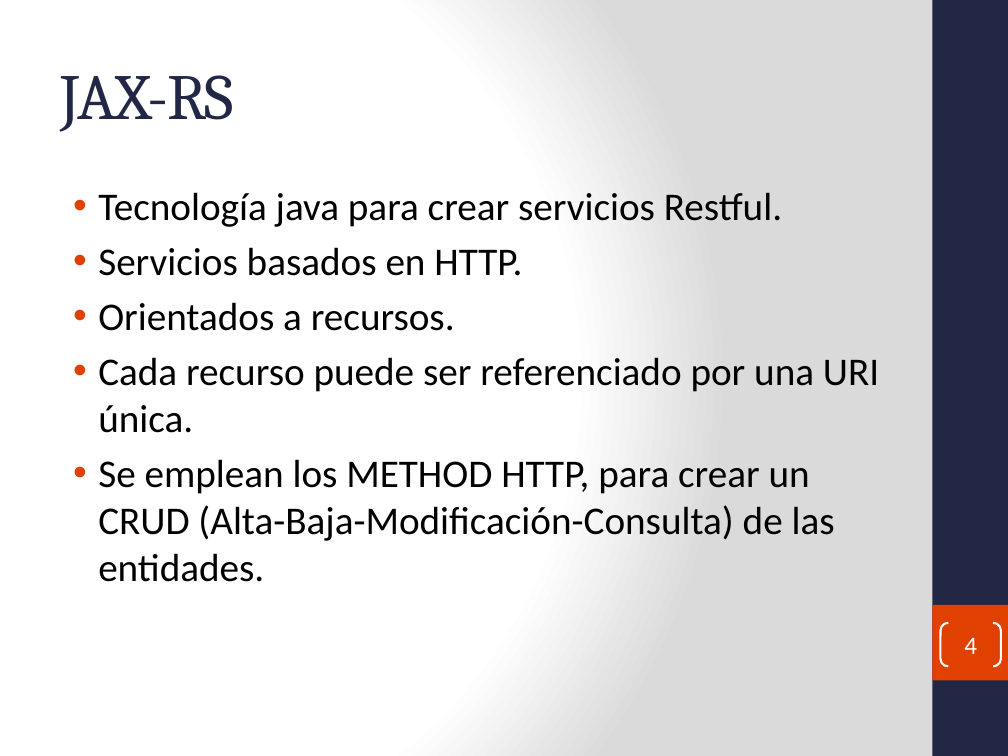
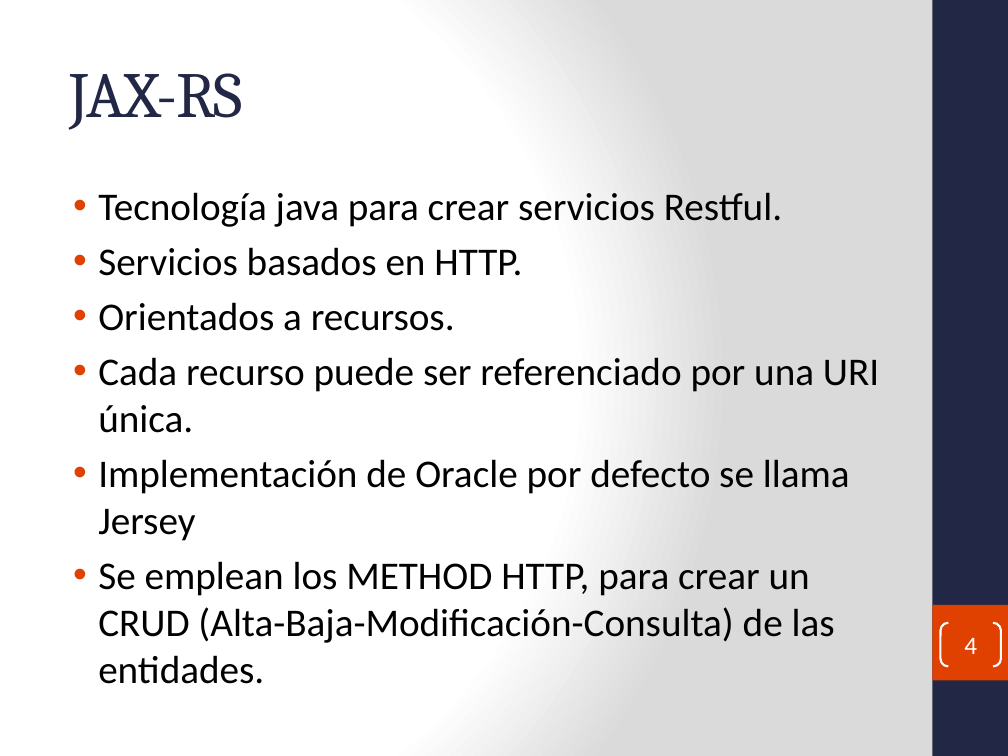
Before and after one commit to fdepablo/WsCursoJavaEE, a slide deck: slide 4 of _34_WS_REST_HolaMundo/powerpoint/REST Web Services.pptx. Drawn at 1008x756 pixels with LibreOffice and Linux fonts; fonts in the diff are those of the drawing. Boxes give left, top, right and bottom in pixels: in the first picture for what was removed or moved away, otherwise in the second. Text is boxed around its words. In the diff, an @@ line names an element or a change of style, - is before the commit and + after.

```diff
--- a/_34_WS_REST_HolaMundo/powerpoint/REST Web Services.pptx
+++ b/_34_WS_REST_HolaMundo/powerpoint/REST Web Services.pptx
@@ title "JAX-RS": place and size @@
-title "JAX-RS" at (60, 75, 233, 132)
+title "JAX-RS" at (70, 73, 243, 130)
@@ text at (98, 459, 850, 541): paragraph added @@
+• Implementación de Oracle por defecto se llama Jersey
```
Also in this commit, not shown: 3 other slides changed, 11 other files.
